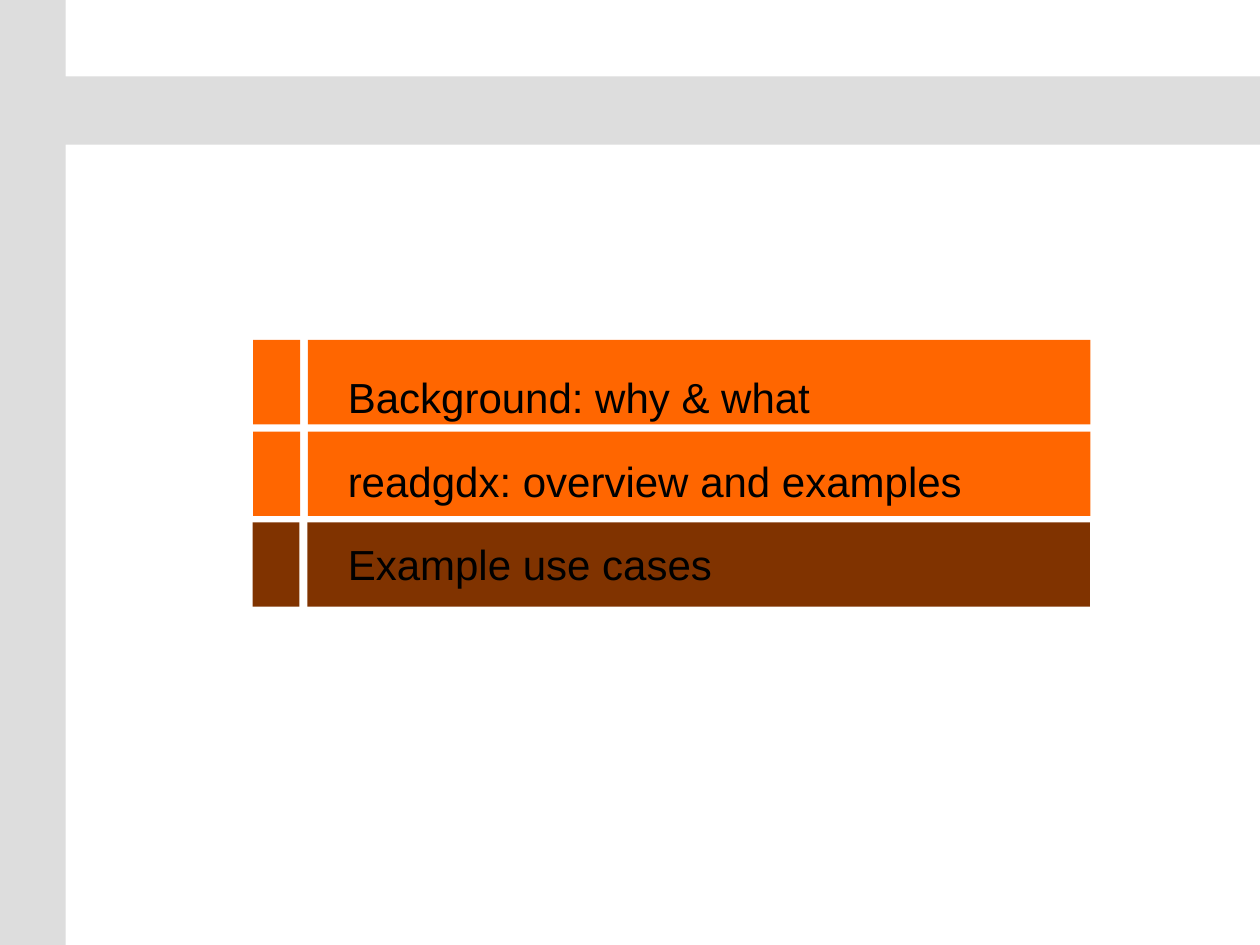
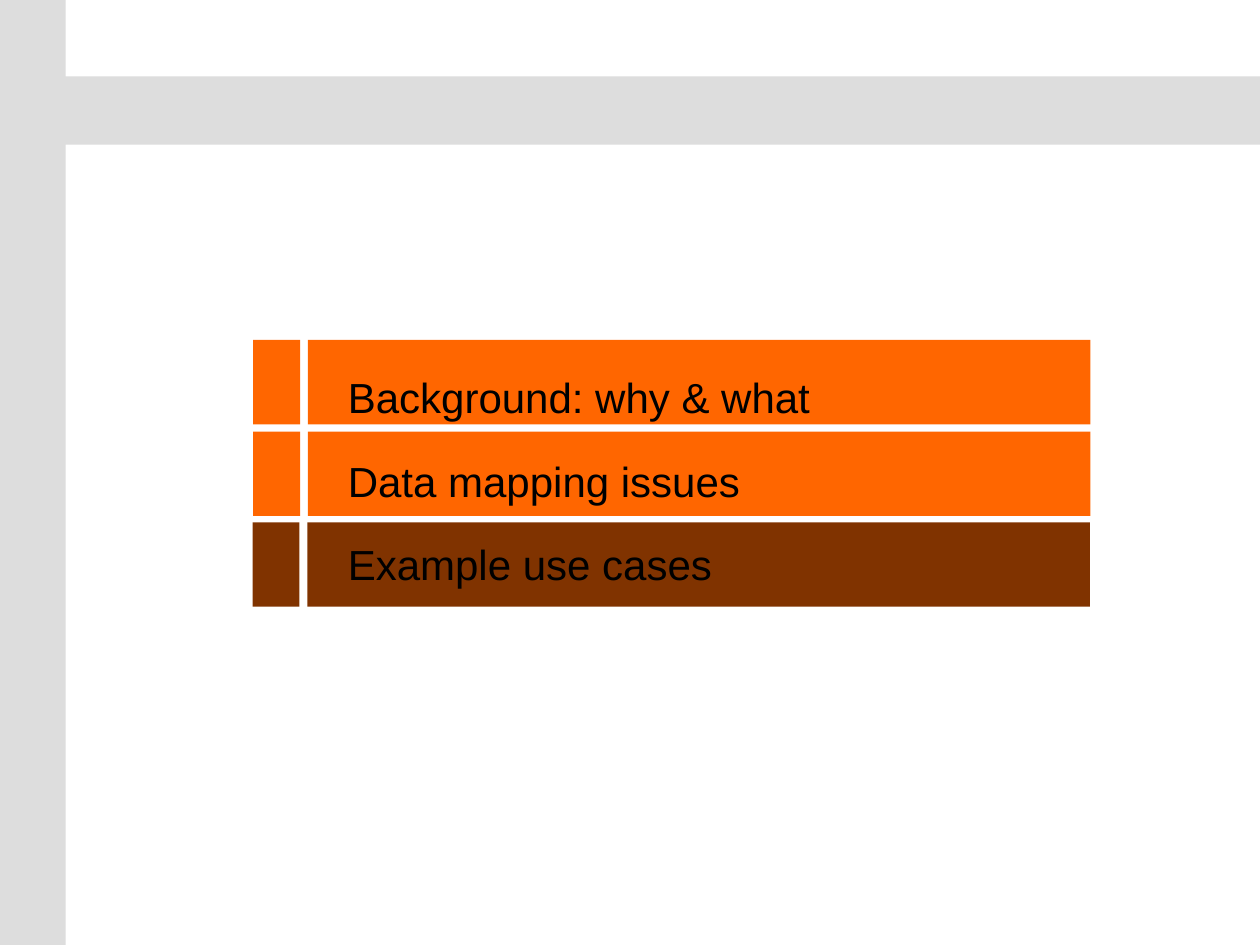
Before and after one commit to GAMS-dev/gdxrrw, a slide deck: slide 21 of sandbox/ISMP_Berlin_2012_GDXRRW.pptx (slide 32 before the commit). Drawn at 1260x945 pixels with LibreOffice and Linux fonts; fonts in the diff are those of the drawing; background and template pictures are left out. Boxes give left, top, right and bottom in pixels: in the first picture for what was removed or moved away, otherwise in the second. Text is boxed around its words. In the diff, an @@ line names an element or a change of style, - is before the commit and + after.

```diff
--- a/sandbox/ISMP_Berlin_2012_GDXRRW.pptx
+++ b/sandbox/ISMP_Berlin_2012_GDXRRW.pptx
@@ text at (348, 466, 740, 505): text changed @@
-readgdx: overview and examples
+Data mapping issues
```
Also in this commit, not shown: 8 other slides changed, 1 slide added, 11 slides removed.
